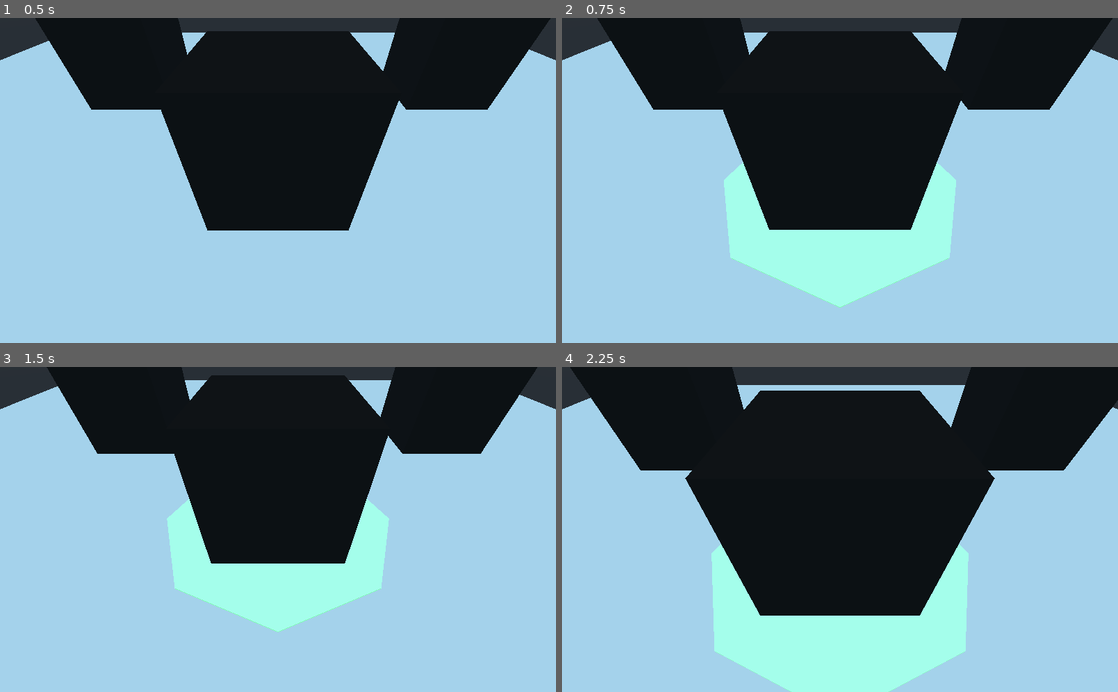
Above: before the commit, frames 1-4 (two rows, left to right).
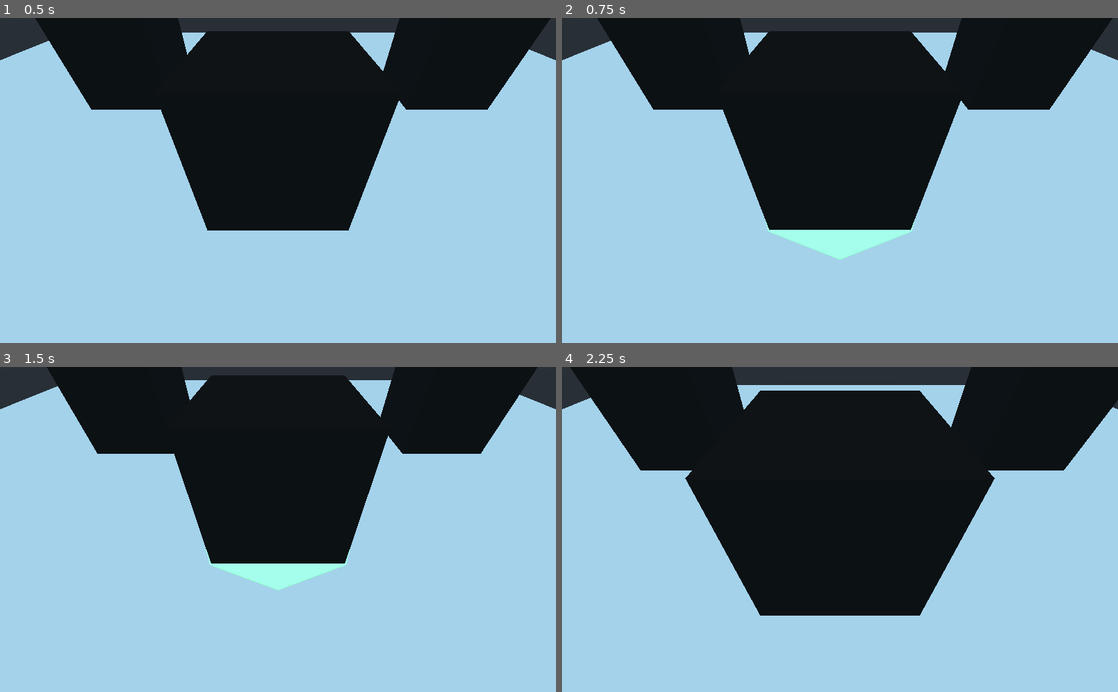
Above: after the commit, the same moments.

Repository: Wcubed/bot_programmin_game
Game: Godot game, scene res://worlds/World.tscn
The game is run twice, just before and just after one commit, with the same random seed, the same clock (stepped at 60 frames per second) and the same inputs.
Inputs (mouse positions are in pixels of both pictures, inside the frame that each line leads up to):
- Up to frame 1 (0.5 s): no input
- Up to frame 2 (0.75 s): tap Enter at 0.5 s; move the mouse to (962, 164) at 0.52 s; press the mouse at (962, 164) at 0.53 s
- Up to frame 3 (1.5 s): tap Space at 1.25 s; move the mouse to (166, 545) at 1.27 s; release the mouse at (166, 545) at 1.28 s; tap S (camera_back) at 1.35 s
- Up to frame 4 (2.25 s): click (728, 545) at 1.55 s; tap Enter at 2 s; move the mouse to (895, 458) at 2.02 s; hold W (camera_forward) from 2.03 s (still down)

Frame 1 is identical in both runs. In frame 2, 7.3% of the frame differs, in the area x 29-71%, y 44-90%; in frame 3, 6.4%; in frame 4, 11%, in the area x 26-74%, y 54-100%.

Commit message:
+ Selecting something now deselects everything else.

Diff:
--- a/objects/Object.tscn
+++ b/objects/Object.tscn
@@ -20,8 +20,10 @@
 script = ExtResource( 1 )
 
 [node name="Selection" type="Spatial" parent="."]
+transform = Transform( 0.6, 0, 0, 0, 0.5, 0, 0, 0, 0.6, 0, 0, 0 )
 
 [node name="SelectionIndicator" type="Spatial" parent="Selection"]
+transform = Transform( 1.2, 0, 0, 0, 1, 0, 0, 0, 1.2, 0, 0, 0 )
 visible = false
 script = ExtResource( 2 )
 
--- a/objects/UserInput.gd
+++ b/objects/UserInput.gd
@@ -12,9 +12,15 @@
 #func _process(delta):
 #	pass
 
-func _input(event):
+func _deselect_all_objects():
+	get_tree().call_group("selected_nodes", "stop_select")
+
+func _unhandled_input(event):
 	if event.is_action_pressed("selected_delete"):
 		# Delete all selected units.
 		get_tree().call_group("selected_nodes", "delete")
 	elif event.is_action_pressed("selected_deselect_all"):
-		get_tree().call_group("selected_nodes", "stop_select")
+		self._deselect_all_objects()
+	elif event.is_action_pressed("object_select"):
+		# We deselect all the objects, then we can see if the ray-tracing hits one.
+		self._deselect_all_objects()
--- a/objects/object_scripts/Object.gd
+++ b/objects/object_scripts/Object.gd
@@ -37,5 +37,7 @@
 	self.die()
 
 func _on_SelectionArea_input_event(camera, event, click_position, click_normal, shape_idx):
-	if event.is_action_pressed("unit_select"):
-		start_select()
+	if event.is_action_pressed("object_select"):
+		# Call the selection function deferred. We have to selec ourselves after everything is deselected.
+		# And the deselecting of everything happens deferred as well.
+		self.call_deferred("start_select")
--- a/project.godot
+++ b/project.godot
@@ -56,7 +56,7 @@
 "events": [ Object(InputEventMouseButton,"resource_local_to_scene":false,"resource_name":"","device":0,"alt":false,"shi …(212 unchanged characters)…
  ]
 }
-unit_select={
+object_select={
 "deadzone": 0.5,
 "events": [ Object(InputEventMouseButton,"resource_local_to_scene":false,"resource_name":"","device":0,"alt":false,"shi …(212 unchanged characters)…
  ]
